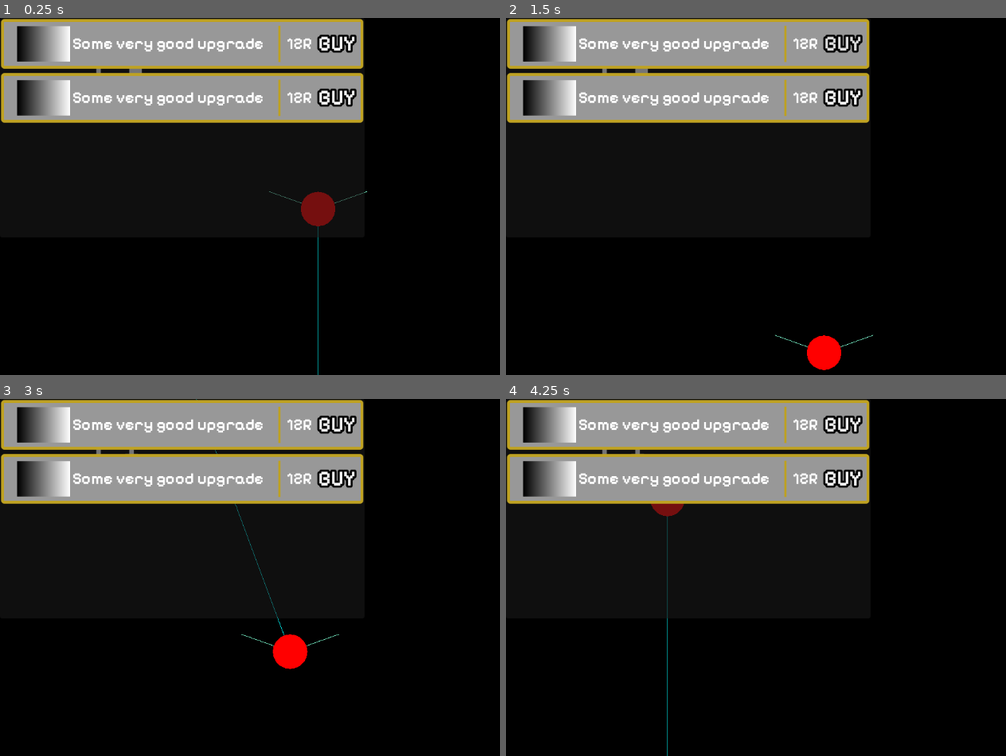
Above: before the commit, frames 1-4 (two rows, left to right).
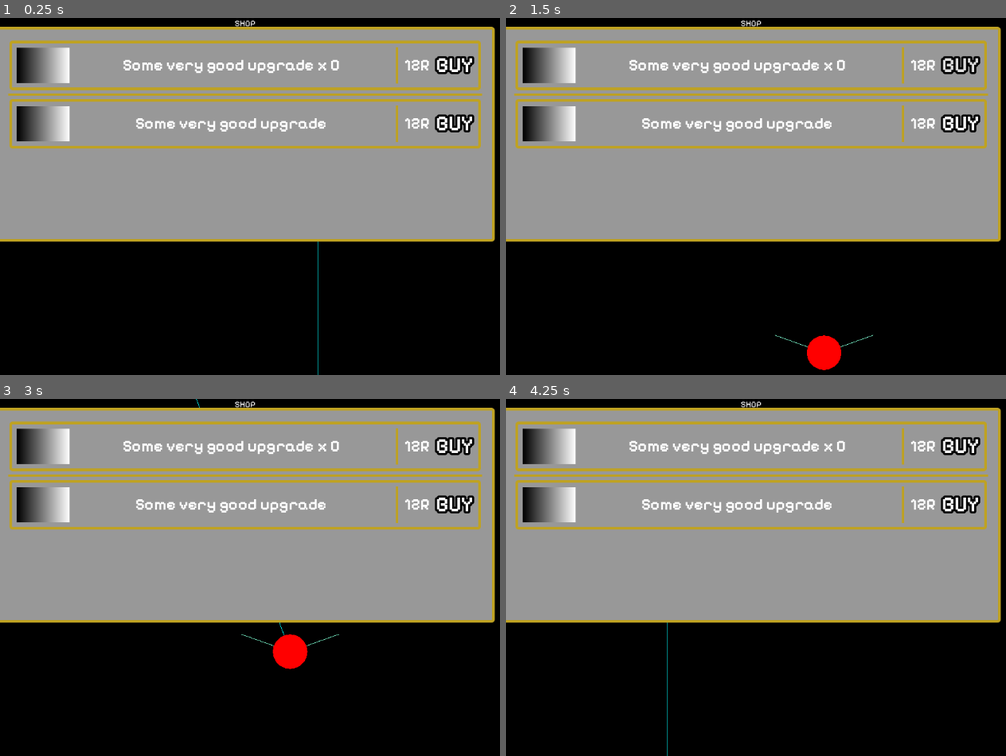
Above: after the commit, the same moments.

Repository: tommyrobot666/gnnerericclicker
Game: Godot game, scene res://game.tscn
Same seed, same stepped clock (60 frames per second), same inputs: the game is played once before the commit and once after it.
Inputs (mouse positions are in pixels of both pictures, inside the frame that each line leads up to):
- Up to frame 1 (0.25 s): no input
- Up to frame 2 (1.5 s): click "BUY" at 0.5 s; click "BUY" at 1.25 s
- Up to frame 3 (3 s): click "BUY" at 2 s; tap Enter at 2.75 s; move the mouse to (320, 734) at 2.77 s; press the mouse at (320, 734) at 2.78 s
- Up to frame 4 (4.25 s): move the mouse to (696, 595) at 3.52 s; release the mouse at (696, 595) at 3.53 s; click (696, 595) at 3.6 s

The runs differ from the first frame. In frame 1, 50% of the frame differs, in the area x 0-100%, y 0-63%; in frame 2, 50%; in frame 3, 50%; in frame 4, 50%.

Commit message:
added script to shop item

Diff:
--- a/game.tscn
+++ b/game.tscn
@@ -1,9 +1,10 @@
-[gd_scene load_steps=8 format=3 uid="uid://cxeja0273xkff"]
+[gd_scene load_steps=9 format=3 uid="uid://cxeja0273xkff"]
 
 [ext_resource type="Script" uid="uid://8f47nhf40v1" path="res://gen_walls.gd" id="1_80nbo"]
 [ext_resource type="Script" uid="uid://ovpx47jlx30u" path="res://color_bit.gd" id="1_e2o6t"]
 [ext_resource type="Script" uid="uid://c4ocgqvic010f" path="res://label.gd" id="3_feb5d"]
 [ext_resource type="Theme" uid="uid://njngowuujv01" path="res://shop_theme.tres" id="4_fc0e3"]
+[ext_resource type="Script" uid="uid://behyr2l7gdpb4" path="res://shop_item.gd" id="5_7jktm"]
 
 [sub_resource type="LabelSettings" id="LabelSettings_e2o6t"]
 font_size = 81
@@ -61,99 +62,103 @@
 label_settings = SubResource("LabelSettings_e2o6t")
 script = ExtResource("3_feb5d")
 
-[node name="PanelContainer" type="PanelContainer" parent="CanvasLayer/Control"]
+[node name="VBoxContainer" type="VBoxContainer" parent="CanvasLayer/Control"]
 layout_mode = 0
-offset_right = 660.0
+offset_right = 888.0
 offset_bottom = 398.0
 
-[node name="MarginContainer" type="MarginContainer" parent="CanvasLayer/Control/PanelContainer"]
+[node name="Label" type="Label" parent="CanvasLayer/Control/VBoxContainer"]
+layout_mode = 2
+text = "SHOP"
+horizontal_alignment = 1
+
+[node name="Shop" type="PanelContainer" parent="CanvasLayer/Control/VBoxContainer"]
+layout_mode = 2
+size_flags_vertical = 3
+theme = ExtResource("4_fc0e3")
+
+[node name="MarginContainer" type="MarginContainer" parent="CanvasLayer/Control/VBoxContainer/Shop"]
 layout_mode = 2
 
-[node name="Shop" type="ScrollContainer" parent="CanvasLayer/Control"]
-layout_mode = 0
-offset_right = 660.0
-offset_bottom = 398.0
-theme = ExtResource("4_fc0e3")
+[node name="ScrollContainer" type="ScrollContainer" parent="CanvasLayer/Control/VBoxContainer/Shop/MarginContainer"]
+layout_mode = 2
 
-[node name="VBoxContainer" type="VBoxContainer" parent="CanvasLayer/Control/Shop"]
+[node name="VBoxContainer" type="VBoxContainer" parent="CanvasLayer/Control/VBoxContainer/Shop/MarginContainer/ScrollContainer"]
 layout_mode = 2
 size_flags_horizontal = 3
 size_flags_vertical = 3
 
-[node name="ShopItem" type="MarginContainer" parent="CanvasLayer/Control/Shop/VBoxContainer"]
+[node name="ShopItem" type="MarginContainer" parent="CanvasLayer/Control/VBoxContainer/Shop/MarginContainer/ScrollContainer/VBoxContainer"]
+layout_mode = 2
+script = ExtResource("5_7jktm")
+
+[node name="PanelContainer" type="PanelContainer" parent="CanvasLayer/Control/VBoxContainer/Shop/MarginContainer/ScrollContainer/VBoxContainer/ShopItem"]
 layout_mode = 2
 
-[node name="PanelContainer" type="PanelContainer" parent="CanvasLayer/Control/Shop/VBoxContainer/ShopItem"]
+[node name="HBoxContainer" type="HBoxContainer" parent="CanvasLayer/Control/VBoxContainer/Shop/MarginContainer/ScrollContainer/VBoxContainer/ShopItem/PanelContainer"]
 layout_mode = 2
 
-[node name="HBoxContainer" type="HBoxContainer" parent="CanvasLayer/Control/Shop/VBoxContainer/ShopItem/PanelContainer"]
+[node name="TextureRect" type="TextureRect" parent="CanvasLayer/Control/VBoxContainer/Shop/MarginContainer/ScrollContainer/VBoxContainer/ShopItem/PanelContainer/HBoxContainer"]
+custom_minimum_size = Vector2(96, 64)
 layout_mode = 2
+texture = SubResource("GradientTexture2D_fc0e3")
+expand_mode = 1
 
-[node name="CenterContainer" type="CenterContainer" parent="CanvasLayer/Control/Shop/VBoxContainer/ShopItem/PanelContainer/HBoxContainer"]
+[node name="CenterContainer" type="CenterContainer" parent="CanvasLayer/Control/VBoxContainer/Shop/MarginContainer/ScrollContainer/VBoxContainer/ShopItem/PanelContainer/HBoxContainer"]
 layout_mode = 2
 size_flags_horizontal = 3
 
-[node name="HBoxContainer" type="HBoxContainer" parent="CanvasLayer/Control/Shop/VBoxContainer/ShopItem/PanelContainer/HBoxContainer/CenterContainer"]
+[node name="Label" type="Label" parent="CanvasLayer/Control/VBoxContainer/Shop/MarginContainer/ScrollContainer/VBoxContainer/ShopItem/PanelContainer/HBoxContainer/CenterContainer"]
+layout_mode = 2
+text = "Some very good upgrade x 0"
+horizontal_alignment = 1
+
+[node name="VSeparator" type="VSeparator" parent="CanvasLayer/Control/VBoxContainer/Shop/MarginContainer/ScrollContainer/VBoxContainer/ShopItem/PanelContainer/HBoxContainer"]
 layout_mode = 2
 
-[node name="TextureRect" type="TextureRect" parent="CanvasLayer/Control/Shop/VBoxContainer/ShopItem/PanelContainer/HBoxContainer/CenterContainer/HBoxContainer"]
+[node name="Cost" type="Label" parent="CanvasLayer/Control/VBoxContainer/Shop/MarginContainer/ScrollContainer/VBoxContainer/ShopItem/PanelContainer/HBoxContainer"]
+layout_mode = 2
+text = "12R "
+
+[node name="Buy" type="Button" parent="CanvasLayer/Control/VBoxContainer/Shop/MarginContainer/ScrollContainer/VBoxContainer/ShopItem/PanelContainer/HBoxContainer"]
+layout_mode = 2
+text = "BUY"
+
+[node name="HSeparator" type="HSeparator" parent="CanvasLayer/Control/VBoxContainer/Shop/MarginContainer/ScrollContainer/VBoxContainer"]
+layout_mode = 2
+
+[node name="ShopItem2" type="MarginContainer" parent="CanvasLayer/Control/VBoxContainer/Shop/MarginContainer/ScrollContainer/VBoxContainer"]
+layout_mode = 2
+
+[node name="PanelContainer" type="PanelContainer" parent="CanvasLayer/Control/VBoxContainer/Shop/MarginContainer/ScrollContainer/VBoxContainer/ShopItem2"]
+layout_mode = 2
+
+[node name="HBoxContainer" type="HBoxContainer" parent="CanvasLayer/Control/VBoxContainer/Shop/MarginContainer/ScrollContainer/VBoxContainer/ShopItem2/PanelContainer"]
+layout_mode = 2
+
+[node name="TextureRect" type="TextureRect" parent="CanvasLayer/Control/VBoxContainer/Shop/MarginContainer/ScrollContainer/VBoxContainer/ShopItem2/PanelContainer/HBoxContainer"]
 custom_minimum_size = Vector2(96, 64)
 layout_mode = 2
 texture = SubResource("GradientTexture2D_fc0e3")
 expand_mode = 1
 stretch_mode = 5
 
-[node name="Label" type="Label" parent="CanvasLayer/Control/Shop/VBoxContainer/ShopItem/PanelContainer/HBoxContainer/CenterContainer/HBoxContainer"]
+[node name="CenterContainer" type="CenterContainer" parent="CanvasLayer/Control/VBoxContainer/Shop/MarginContainer/ScrollContainer/VBoxContainer/ShopItem2/PanelContainer/HBoxContainer"]
+layout_mode = 2
+size_flags_horizontal = 3
+
+[node name="Label" type="Label" parent="CanvasLayer/Control/VBoxContainer/Shop/MarginContainer/ScrollContainer/VBoxContainer/ShopItem2/PanelContainer/HBoxContainer/CenterContainer"]
 layout_mode = 2
 text = "Some very good upgrade"
 horizontal_alignment = 1
 
-[node name="VSeparator" type="VSeparator" parent="CanvasLayer/Control/Shop/VBoxContainer/ShopItem/PanelContainer/HBoxContainer"]
+[node name="VSeparator" type="VSeparator" parent="CanvasLayer/Control/VBoxContainer/Shop/MarginContainer/ScrollContainer/VBoxContainer/ShopItem2/PanelContainer/HBoxContainer"]
 layout_mode = 2
 
-[node name="Cost" type="Label" parent="CanvasLayer/Control/Shop/VBoxContainer/ShopItem/PanelContainer/HBoxContainer"]
+[node name="Cost" type="Label" parent="CanvasLayer/Control/VBoxContainer/Shop/MarginContainer/ScrollContainer/VBoxContainer/ShopItem2/PanelContainer/HBoxContainer"]
 layout_mode = 2
 text = "12R "
 
-[node name="Buy" type="Button" parent="CanvasLayer/Control/Shop/VBoxContainer/ShopItem/PanelContainer/HBoxContainer"]
+[node name="Buy" type="Button" parent="CanvasLayer/Control/VBoxContainer/Shop/MarginContainer/ScrollContainer/VBoxContainer/ShopItem2/PanelContainer/HBoxContainer"]
 layout_mode = 2
 text = "BUY"
-
-[node name="ShopItem2" type="MarginContainer" parent="CanvasLayer/Control/Shop/VBoxContainer"]
-layout_mode = 2
-
-[node name="PanelContainer" type="PanelContainer" parent="CanvasLayer/Control/Shop/VBoxContainer/ShopItem2"]
-layout_mode = 2
-
-[node name="HBoxContainer" type="HBoxContainer" parent="CanvasLayer/Control/Shop/VBoxContainer/ShopItem2/PanelContainer"]
-layout_mode = 2
-
-[node name="CenterContainer" type="CenterContainer" parent="CanvasLayer/Control/Shop/VBoxContainer/ShopItem2/PanelContainer/HBoxContainer"]
-layout_mode = 2
-size_flags_horizontal = 3
-
-[node name="HBoxContainer" type="HBoxContainer" parent="CanvasLayer/Control/Shop/VBoxContainer/ShopItem2/PanelContainer/HBoxContainer/CenterContainer"]
-layout_mode = 2
-
-[node name="TextureRect" type="TextureRect" parent="CanvasLayer/Control/Shop/VBoxContainer/ShopItem2/PanelContainer/HBoxContainer/CenterContainer/HBoxContainer"]
-custom_minimum_size = Vector2(96, 64)
-layout_mode = 2
-texture = SubResource("GradientTexture2D_fc0e3")
-expand_mode = 1
-stretch_mode = 5
-
-[node name="Label" type="Label" parent="CanvasLayer/Control/Shop/VBoxContainer/ShopItem2/PanelContainer/HBoxContainer/CenterContainer/HBoxContainer"]
-layout_mode = 2
-text = "Some very good upgrade"
-horizontal_alignment = 1
-
-[node name="VSeparator" type="VSeparator" parent="CanvasLayer/Control/Shop/VBoxContainer/ShopItem2/PanelContainer/HBoxContainer"]
-layout_mode = 2
-
-[node name="Cost" type="Label" parent="CanvasLayer/Control/Shop/VBoxContainer/ShopItem2/PanelContainer/HBoxContainer"]
-layout_mode = 2
-text = "12R "
-
-[node name="Buy" type="Button" parent="CanvasLayer/Control/Shop/VBoxContainer/ShopItem2/PanelContainer/HBoxContainer"]
-layout_mode = 2
-text = "BUY"
--- /dev/null
+++ b/shop_item.gd
@@ -0,0 +1,49 @@
+extends MarginContainer
+
+@onready var texture_rect: TextureRect = $PanelContainer/HBoxContainer/TextureRect
+@onready var label: Label = $PanelContainer/HBoxContainer/CenterContainer/Label
+@onready var cost_l: Label = $PanelContainer/HBoxContainer/Cost
+@onready var buy_b: Button = $PanelContainer/HBoxContainer/Buy
+
+var icon:Texture2D:
+	set(x):
+		icon = x
+		texture_rect.texture = x
+var description:String:
+	set(x):
+		description = x
+		label.text = x
+var get_amount_bought:Callable
+var cost:String:
+	set(x):
+		cost = x
+		cost_l.text = cost+" "
+var buy:Callable:
+	set(x):
+		buy = x
+		buy_b.pressed.connect(buy)
+var _queue_free_after_buy:bool = false
+
+static func null_amount_bought():
+	return null
+
+@warning_ignore("shadowed_variable")
+func set_data(description:String, cost:String, icon:Texture2D, buy:Callable, get_amount_bought:Callable = null_amount_bought):
+	self.description = description
+	self.cost = cost
+	self.icon = icon
+	self.buy = buy
+	self.get_amount_bought = get_amount_bought
+	if get_amount_bought == null_amount_bought:
+		_queue_free_after_buy = true
+
+func update_amount_bought():
+	assert(!(get_amount_bought == null || get_amount_bought == Callable()))
+
+	var amount_bought:int = get_amount_bought.call()
+	if amount_bought != null:
+		self.label.text = "%s x %d" % [description, amount_bought]
+
+func _on_buy_pressed():
+	if _queue_free_after_buy:
+		queue_free()
--- a/shop_theme.tres
+++ b/shop_theme.tres
@@ -11,6 +11,10 @@
 [sub_resource type="StyleBoxEmpty" id="StyleBoxEmpty_een4j"]
 
 [sub_resource type="StyleBoxEmpty" id="StyleBoxEmpty_qq51f"]
+
+[sub_resource type="StyleBoxLine" id="StyleBoxLine_gow0e"]
+color = Color(0.74902, 0.635294, 0.133333, 1)
+thickness = 4
 
 [sub_resource type="StyleBoxFlat" id="StyleBoxFlat_w7j51"]
 border_width_left = 5
@@ -43,6 +47,7 @@
 Button/styles/hover = SubResource("StyleBoxEmpty_gow0e")
 Button/styles/normal = SubResource("StyleBoxEmpty_een4j")
 Button/styles/pressed = SubResource("StyleBoxEmpty_qq51f")
+HSeparator/styles/separator = SubResource("StyleBoxLine_gow0e")
 Label/font_sizes/font_size = 29
 Label/fonts/font = ExtResource("1_puy5r")
 MarginContainer/constants/margin_bottom = 10
Not shown, added: shop_item.gd.uid
Not shown: 1 places in shop_theme.tres that only renumber resources
